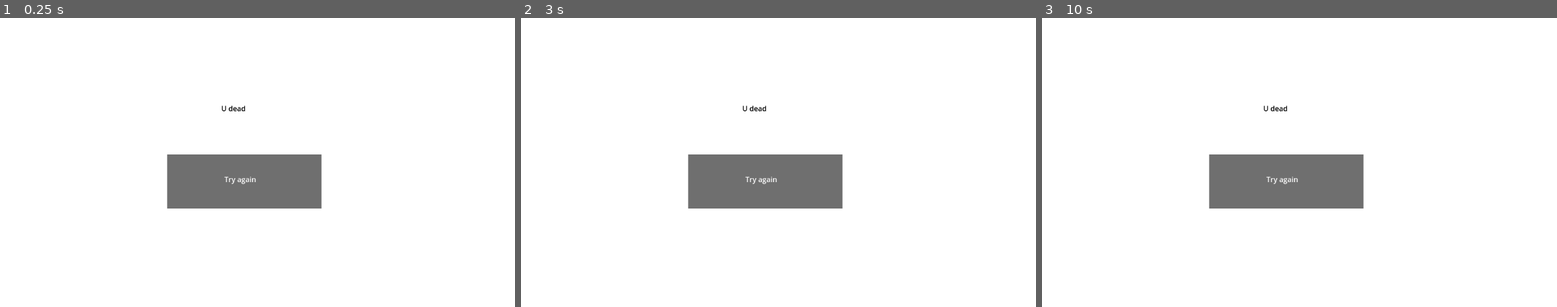
Above: before the commit, frames 1-3 (left to right).
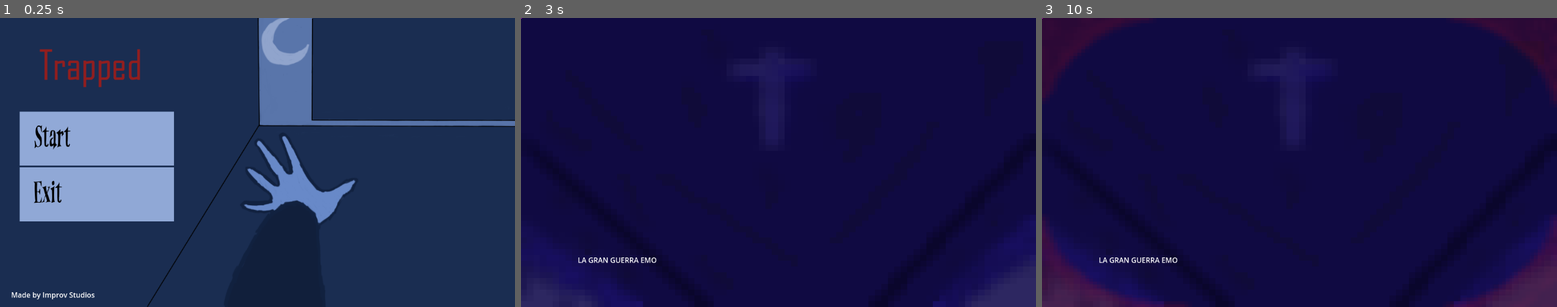
Above: after the commit, the same moments.

Repository: WalterScherk/In_a_coffin
Game: Godot game, scene res://Scenes/MainMenu.tscn
Same seed, same stepped clock (60 frames per second), same inputs: the game is played once before the commit and once after it. Before the commit the project starts from res://Scenes/GameOver.tscn.
Inputs (mouse positions are in pixels of both pictures, inside the frame that each line leads up to):
- Up to frame 1 (0.25 s): no input
- Up to frame 2 (3 s): click (763, 182) at 0.5 s, where only the run before the commit has a clickable "Try again"; click (763, 182) at 1.25 s, where only the run before the commit has a clickable "Try again"; click (763, 182) at 2 s, where only the run before the commit has a clickable "Try again"; click (618, 139) at 2.75 s, where only the run after the commit has a clickable "Start"
- Up to frame 3 (10 s): tap Enter at 3.5, 5, 6.5 s; tap Space (ui_select) at 3.77, 4.25, 4.52, 5.75, 6.02, 6.77, 7.25, 7.52, 9.02, 9.77 s

The runs differ from the first frame. In frame 1, 100% of the frame differs, in the area x 0-100%, y 0-100%; in frame 2, 100%; in frame 3, 100%.

Commit message:
aaaa

Diff:
--- a/In a coffin/In a Coffin/Scripts/GameManager.gd
+++ b/In a coffin/In a Coffin/Scripts/GameManager.gd
@@ -13,7 +13,7 @@
 	hope = 100
 	punches = 0
 	isInjured = false
-	spawnedThing = $PoppingTextManager.SpawnText("Hola k ase")
+	spawnedThing = $PoppingTextManager.SpawnText("LA GRAN GUERRA EMO")
 	$Daño.self_modulate.a = 0
 
 # Called every frame. 'delta' is the elapsed time since the previous frame.
--- a/In a coffin/In a Coffin/project.godot
+++ b/In a coffin/In a Coffin/project.godot
@@ -11,6 +11,6 @@
 [application]
 
 config/name="Test"
-run/main_scene="res://Scenes/GameOver.tscn"
+run/main_scene="res://Scenes/MainMenu.tscn"
 config/features=PackedStringArray("4.1", "Forward Plus")
 config/icon="res://icon.svg"
